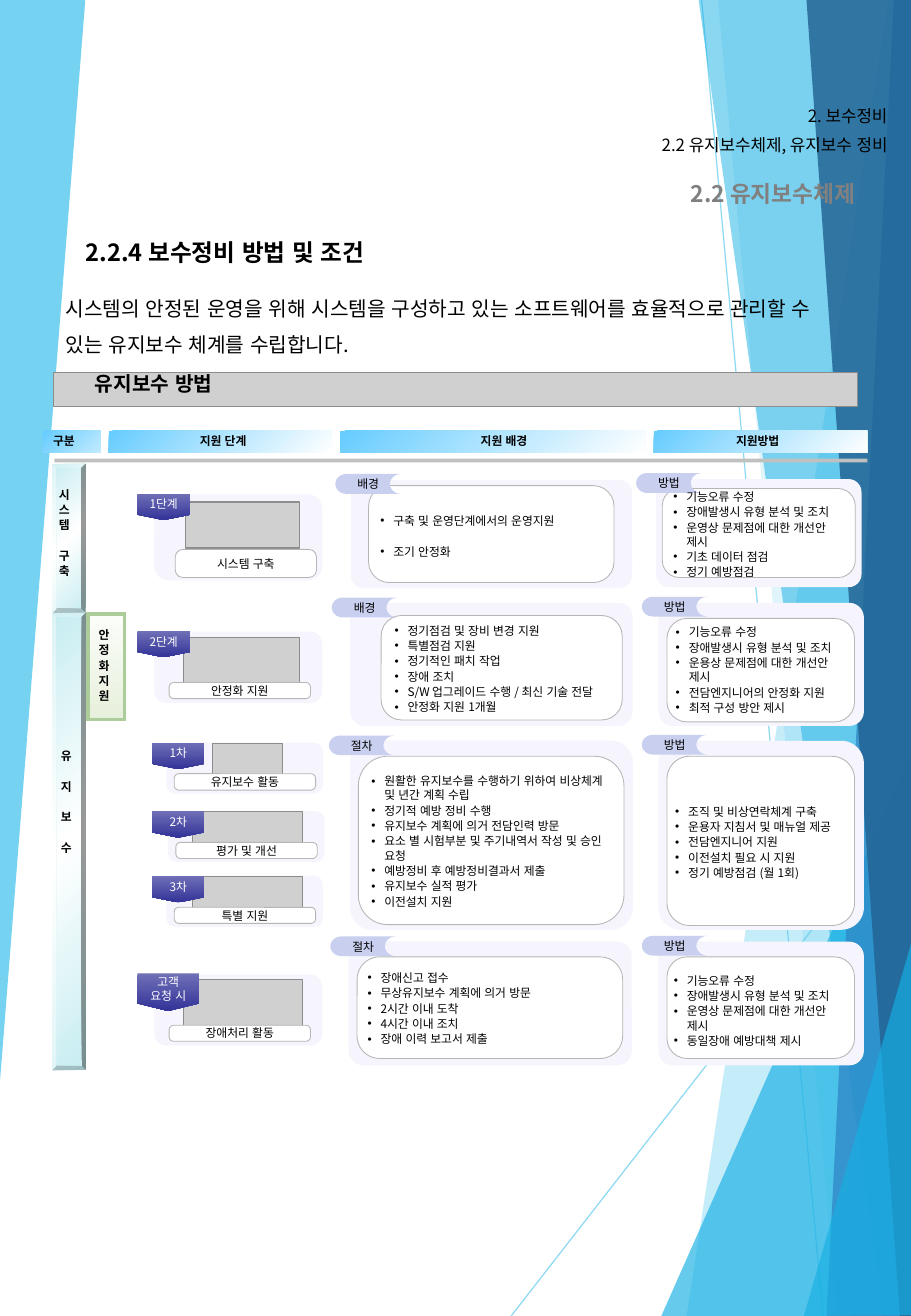
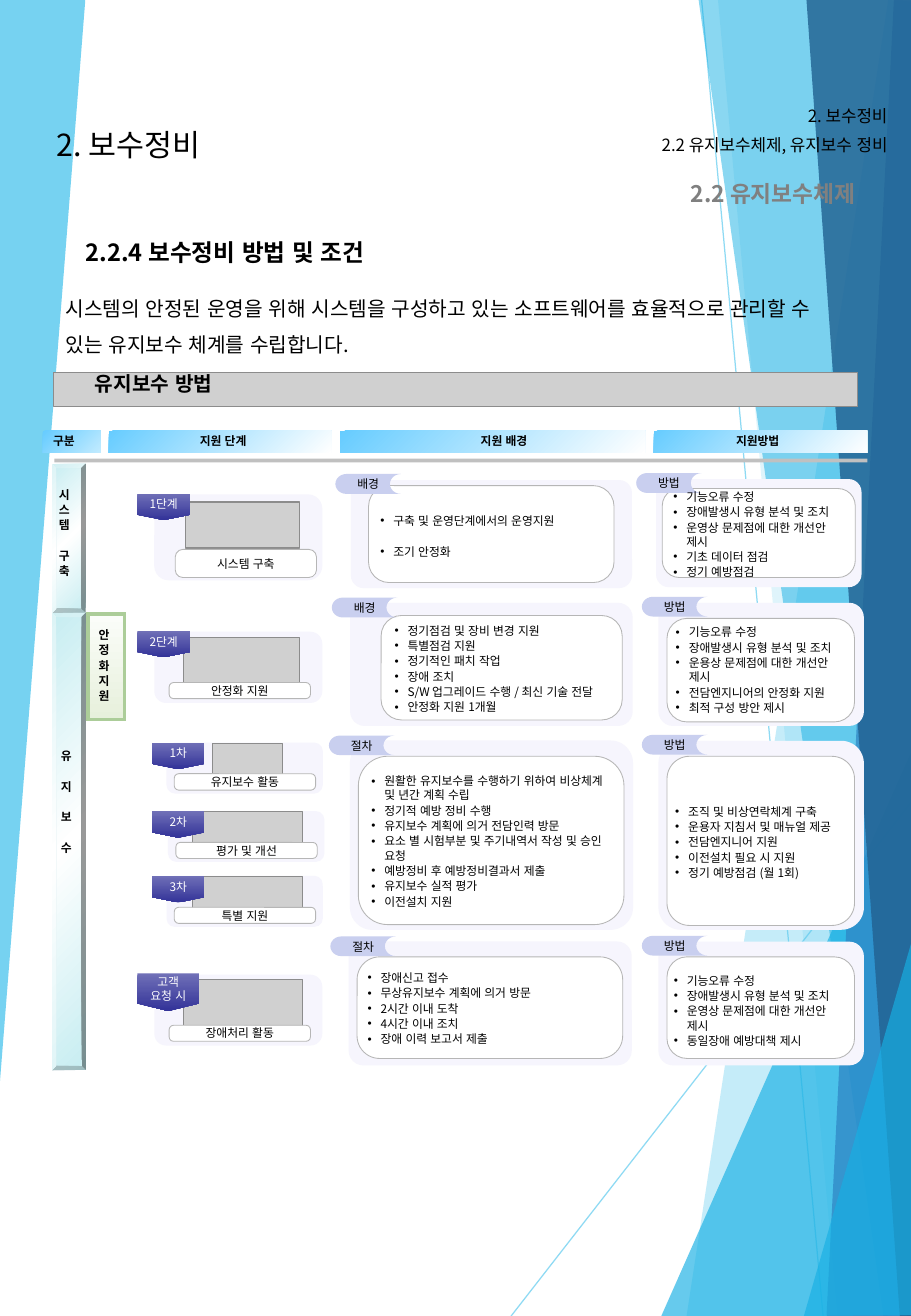
Before and after one commit to Lime2015/Milk_Memorial, a slide deck: slide 7 of 납골당 유지보수 내용.pptx. Drawn at 911x1316 pixels with LibreOffice and Linux fonts; fonts in the diff are those of the drawing; grey boxes stand for pictures. Boxes give left, top, right and bottom in pixels: in the first picture for what was removed or moved away, otherwise in the second. Text is boxed around its words. In the diff, an @@ line names an element or a change of style, - is before the commit and + after.

Commit message:
납골당 유지보수 및 납골당 Web Image plan

```diff
--- a/납골당 유지보수 내용.pptx
+++ b/납골당 유지보수 내용.pptx
@@ text added at [56,125,200,164], 18 pt, text #000000 @@
+2. 보수정비
```
Also in this commit, not shown: 5 other slides changed, 1 other file.
